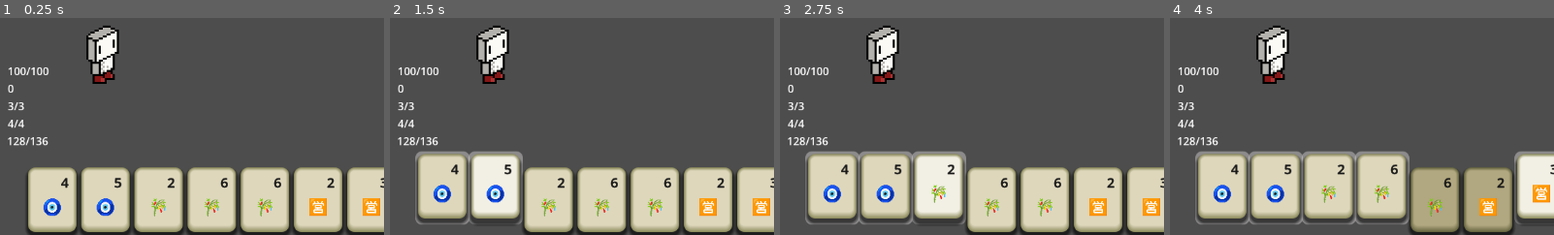
Above: before the commit, frames 1-4 (left to right).
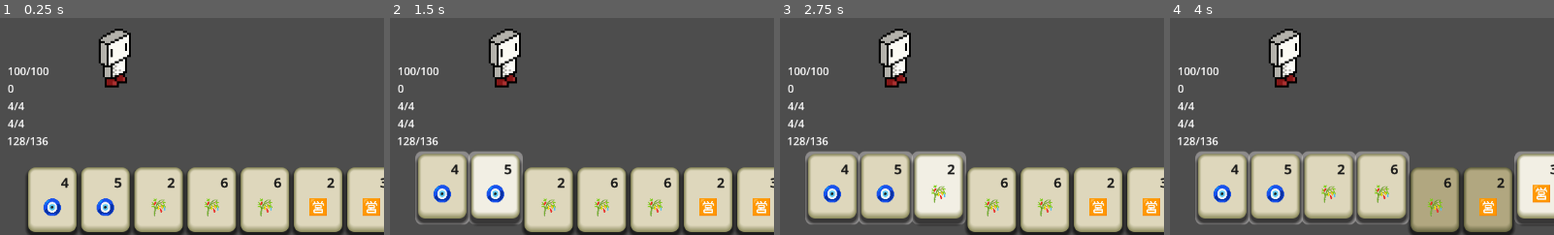
Above: after the commit, the same moments.

Repository: itsdotnickscott/wizard_card_game
Game: Godot game, scene res://scenes/map.tscn
Same seed, same stepped clock (60 frames per second), same inputs: the game is played once before the commit and once after it.
Inputs:
- Up to frame 1 (0.25 s): no input
- Up to frame 2 (1.5 s): click "4" at 0.5 s; click "5" at 1.25 s
- Up to frame 3 (2.75 s): click "2" at 2 s
- Up to frame 4 (4 s): click "6" at 2.75 s; click "3" at 3.5 s
The pictures show only the part of the screen within x 9-59%, y 41-91%; the shares and areas given below are measured in that part.

The runs differ from the first frame. In frame 1, 2.5% of the frame differs, in the area x 2-35%, y 3-43%; in frame 2, 2.5%; in frame 3, 2.5%; in frame 4, 2.5%.

Commit message:
basic Relic class
Relic class with basic functionality. Player can gain Relics as a reward. Relics provide a passive effect throughout the rest of the game.

Basic Relics add damage if a spell contains a certain meld.

Diff:
--- a/scenes/map.tscn
+++ b/scenes/map.tscn
@@ -11,7 +11,7 @@
 script = ExtResource("1_7r28i")
 
 [node name="Player" parent="." instance=ExtResource("2_h517x")]
-position = Vector2(224, 270)
+position = Vector2(242, 275)
 
 [node name="Battle" parent="." instance=ExtResource("1_vsmam")]
 
--- a/scripts/analysis.gd
+++ b/scripts/analysis.gd
@@ -68,13 +68,42 @@
 
 ## Given an [Array] of [Card] objects, calculate its damage value when cast with [param spell].
 ## This function assumes all the cards in [param hand] will be scored.
-static func calc_dmg(hand: Array, spell: Spell) -> float:
+static func calc_dmg(hand: Array, spell: Spell, effects: Array[Effect] = [], show: bool = false) -> float:
 	var base: int = spell.base
+	var multi: float = spell.multi
 
 	for card in hand:
 		base += card.rank
 
-	var dmg = base * spell.multi
+	for effect in effects:
+		if effect is Effect.AddDamage:
+			var valid := false
+
+			if effect.condition == Effect.Condition.CONTAINS_PAIR:
+				if has_pair(hand):
+					valid = true
+
+			elif (
+				effect.condition == Effect.Condition.CONTAINS_SET or
+				effect.condition == Effect.Condition.CONTAINS_RUN
+			):
+				if is_valid_spell(Spell.get_spell_from_meld(effect.condition), hand, false):
+					valid = true
+
+			elif effect.condition == Effect.Condition.NONE:
+				valid = true
+
+			if valid:
+				print(effect.name)
+				if effect.multi:
+					multi += effect.add
+				else:
+					base += effect.add
+
+	var dmg = base * multi
+
+	if show:
+		print("[ %d x %0.2f ]" % [base, multi])
 
 	return dmg
 
@@ -116,7 +145,7 @@
 			Spell.Meld.SET:
 				subtitle += "SET"
 
-		subtitle += " | "
+		subtitle += " | " if i == spell.parts() - 1 else " + "
 
 	subtitle += "%d x %0.2f" % [spell.base, spell.multi]
 
@@ -181,6 +210,31 @@
 		return false
 
 	return true
+
+
+static func has_pair(hand: Array[Card]) -> bool:
+	var matches := []
+
+	for card in hand:
+		var found := false
+
+		for m in matches:
+			if card.rank == Card.WIND_RANK and m[0].wind != card.wind:
+				continue
+
+			if m[0].rank == card.rank and m[0].affinity == card.affinity:
+				m.append(card)
+				found = true
+				continue
+
+		if not found:
+			matches.append([card])
+
+	for m in matches:
+		if m.size() == 2:
+			return true
+
+	return false
 
 
 ## =====  HELPER FUNCTIONS  ===== ##
--- a/scripts/battle.gd
+++ b/scripts/battle.gd
@@ -86,7 +86,7 @@
 	else:
 		print("Player - ", spell.name)
 
-		var dmg := Analysis.calc_dmg(selected_cards, spell)
+		var dmg := Analysis.calc_dmg(selected_cards, spell, player.dmg_effects, true)
 		enemy.take_dmg(dmg)
 		total_dmg += dmg
 
--- a/scripts/effect.gd
+++ b/scripts/effect.gd
@@ -9,7 +9,15 @@
 	INSTANT,
 	START_TURN,
 	SPELL_CHECK,
+	CALC_DMG,
 	END_TURN
+}
+
+enum Condition {
+	NONE = -1,
+	CONTAINS_PAIR = 0,
+	CONTAINS_RUN = 1,
+	CONTAINS_SET = 2,
 }
 
 
@@ -116,3 +124,17 @@
 
 		change = add
 		num_cards = count
+
+
+class AddDamage extends Effect:
+	@export var add: int
+	@export var multi: bool
+	@export var condition: Condition
+
+
+	func _init(plus: int, is_multi: bool, score_if: Condition) -> void:
+		super("Add Damage", Target.PLAYER, Proc.CALC_DMG, -1)
+
+		add = plus
+		multi = is_multi
+		condition = score_if
--- a/scripts/map.gd
+++ b/scripts/map.gd
@@ -16,7 +16,7 @@
 func create_stage() -> void:
 	var start := Location.Fight.new(
 		EnemyInfo.new("Practice Dummy", Enemy.Tier.NORMAL, 100, [Attack.new("Stay Still", 0)]),
-		[Reward.Type.TOME, Reward.Type.CARD_PACK],
+		[Reward.Type.TOME, Reward.Type.CHOOSE_RELIC],
 	)
 	var choice1 := Location.Fight.new(
 		EnemyInfo.new("Wild Deer", Enemy.Tier.NORMAL, 175, [Attack.new("Prance", 10)]),
@@ -64,6 +64,7 @@
 	Spell.init_library()
 	Idol.init_library()
 	Tarot.init_library()
+	Relic.init_library()
 
 	player.init()
 	battle.init(player)
@@ -104,6 +105,11 @@
 	elif choice is Idol:
 		player.gain_idol(choice)
 
+	elif choice is Relic:
+		player.gain_relic(choice)
+
+	print("Player gains " + choice.name)
+
 	reward_ui.next_reward()
 
 
--- a/scripts/player.gd
+++ b/scripts/player.gd
@@ -4,7 +4,7 @@
 const IDOL_LIMIT = 3
 
 
-@export var max_mana: int = 3
+@export var max_mana: int = 4
 @export var max_discards: int = 4
 @export var hand_limit: int = 8
 @export var select_limit: int = 5
@@ -13,6 +13,7 @@
 @export var spellbook: Array[Spell] = []
 @export var tarots: Array[Tarot] = []
 @export var idols: Array[Idol] = []
+@export var relics: Array[Relic] = []
 
 
 var mana: int = max_mana
@@ -23,10 +24,10 @@
 var hand: Array[Card] = []
 var discard: Array[Card] = []
 
-var spell_check_effects: Array[Effect] = []
-
 var basic_affs: Array[Card.Affinity] = []
 var basic_drags: Array[Card.Affinity] = []
+
+var dmg_effects: Array[Effect] = []
 
 
 ## Resets [member Player.mana], [member Player.discards_left], and [member Player.deck]
@@ -40,17 +41,6 @@
 	#set_up_spell_checks()
 
 	reset_deck()
-
-
-## Sets the [member Player.spell_check_effects] to all active effects from spell upgrades.
-#func set_up_spell_checks() -> void:
-	#spell_check_effects = []
-
-	#for spell in spellbook:
-		#for upgrade in spell.upgrades:
-			#for effect in upgrade.effects:
-				#if effect.proc == Effect.Proc.SPELL_CHECK:
-					#spell_check_effects.append(effect)
 
 
 ## Removes 1 [member Player.mana] and discards given [Card] objects from the [member Player.hand].
@@ -137,6 +127,17 @@
 
 		basic_affs.erase(aff)
 		basic_drags.erase(drag)
+
+
+func gain_relic(relic: Relic) -> void:
+	if relic in relics:
+		print("duplicate relics not implemented")
+
+	else:
+		relics.append(relic)
+
+		if relic.effect.proc == Effect.Proc.CALC_DMG:
+			dmg_effects.append(relic.effect)
 
 
 func get_curr_affs() -> Array[Card.Affinity]:
--- /dev/null
+++ b/scripts/relic.gd
@@ -0,0 +1,49 @@
+class_name Relic extends Resource
+
+
+static var _library = {}
+
+
+@export var name: String = ""
+@export var effect: Effect = null
+
+
+func _init(new_name: String, eff: Effect) -> void:
+	name = new_name
+	effect = eff
+
+
+static func init_library() -> void:
+	_library = {
+		"basepair": Relic.new(
+			"Pair +20 Base", Effect.AddDamage.new(20, false, Effect.Condition.CONTAINS_PAIR)
+		),
+
+		"baserun": Relic.new(
+			"Run +30 Base", Effect.AddDamage.new(30, false, Effect.Condition.CONTAINS_RUN)
+		),
+
+		"baseset": Relic.new(
+			"Set +40 Base", Effect.AddDamage.new(40, false, Effect.Condition.CONTAINS_SET)
+		),
+
+		"multipair": Relic.new(
+			"Pair +2 Multi", Effect.AddDamage.new(2, true, Effect.Condition.CONTAINS_PAIR)
+		),
+
+		"multirun": Relic.new(
+			"Run +3 Multi", Effect.AddDamage.new(3, true, Effect.Condition.CONTAINS_RUN)
+		),
+
+		"multiset": Relic.new(
+			"Set +4 Multi", Effect.AddDamage.new(4, true, Effect.Condition.CONTAINS_SET)
+		),
+
+		"basic": Relic.new(
+			"All +1 Multi", Effect.AddDamage.new(1, true, Effect.Condition.NONE)
+		)
+	}
+
+
+static func get_all_relics() -> Array:
+	return _library.values()
--- a/scripts/reward.gd
+++ b/scripts/reward.gd
@@ -60,7 +60,7 @@
 
 
 enum Type {
-	TOME, CHOOSE_IDOL, CARD_PACK, TAROT_PACK
+	TOME, CHOOSE_IDOL, CARD_PACK, TAROT_PACK, CHOOSE_RELIC
 }
 
 
@@ -71,6 +71,7 @@
 
 @export var choices: Array
 @export var choice_amt: int
+static var rng := RandomNumberGenerator.new()
 
 
 static func get_random(type: Type, player: Player) -> Reward:
@@ -83,8 +84,21 @@
 			return CardPack.random(player)
 		Type.TAROT_PACK:
 			return TarotPack.random()
+		Type.CHOOSE_RELIC:
+			return ChooseRelic.random()
 		_:
 			return null
+
+
+static func get_random_pack(library: Array[Variant], size: int) -> Array[Variant]:
+	var pack := []
+
+	while pack.size() < size:
+		var choice = rng.randi_range(0, library.size() - 1)
+		if not library[choice] in pack:
+			pack.append(library[choice])
+
+	return pack
 
 
 static func to_str(type: Type) -> String:
@@ -97,6 +111,8 @@
 			return "Card Pack"
 		Type.TAROT_PACK:
 			return "Tarot Pack"
+		Type.CHOOSE_RELIC:
+			return "Choose Relic"
 		_:
 			return "_"
 
@@ -108,57 +124,16 @@
 
 class Tome extends Reward:
 	static func random() -> Tome:
-		var rng := RandomNumberGenerator.new()
-		var tome := []
-		var size := 3
-
-		while tome.size() < size:
-			var spell = get_random_spell(rng)
-			if not (spell in tome):
-				tome.append(spell)
-
-		return Tome.new(tome, 1)
-
-
-	static func get_random_spell(rng: RandomNumberGenerator) -> Spell:
-		var rand := rng.randf_range(0.0, 100.0)
-		var all_spells := Spell.get_all_spells()
-		var spells := []
-		var rarity: Rarity
-
-		if rand < 1000.0:
-			rarity = Rarity.COMMON
-		elif rand < 90.0:
-			rarity = Rarity.UNCOMMON
-		elif rand <= 99.0:
-			rarity = Rarity.RARE
-
-		for spell in all_spells:
-			if spell.tome_rarity == rarity:
-				spells.append(spell)
-
-		var choice := rng.randi_range(0, spells.size() - 1)
-		return spells[choice]
+		return Tome.new(get_random_pack(Spell.get_all_spells(), 3), 1)
 
 
 class ChooseIdol extends Reward:
 	static func random() -> ChooseIdol:
-		var rng := RandomNumberGenerator.new()
-		var all_idols := Idol.get_all_idols()
-		var pack := []
-		var size := 2
-
-		while pack.size() < size:
-			var choice = rng.randi_range(0, all_idols.size() - 1)
-			if not all_idols[choice] in pack:
-				pack.append(all_idols[choice])
-
-		return ChooseIdol.new(pack, 1)
+		return ChooseIdol.new(get_random_pack(Idol.get_all_idols(), 3), 1)
 
 
 class CardPack extends Reward:
 	static func random(player: Player) -> CardPack:
-		var rng := RandomNumberGenerator.new()
 		var pack := []
 		var size := rng.randi_range(3, 5)
 
@@ -185,14 +160,9 @@
 
 class TarotPack extends Reward:
 	static func random() -> TarotPack:
-		var rng := RandomNumberGenerator.new()
-		var all_tarots := Tarot.get_all_tarots()
-		var pack := []
-		var size := 3
+		return TarotPack.new(get_random_pack(Tarot.get_all_tarots(), 3), 1)
 
-		while pack.size() < size:
-			var choice = rng.randi_range(0, all_tarots.size() - 1)
-			if not all_tarots[choice] in pack:
-				pack.append(all_tarots[choice])
 
-		return TarotPack.new(pack, 1)
+class ChooseRelic extends Reward:
+	static func random() -> ChooseRelic:
+		return ChooseRelic.new(get_random_pack(Relic.get_all_relics(), 3), 1)
--- a/scripts/reward_ui.gd
+++ b/scripts/reward_ui.gd
@@ -72,7 +72,7 @@
 
 	# Create new labels for each choice
 	for choice in reward.choices:
-		if choice is Spell or choice is Tarot or choice is Idol:
+		if choice is Spell or choice is Tarot or choice is Idol or choice is Relic:
 			var button := Button.new()
 			if choice is Spell:
 				button.text = Analysis.get_spell_info(choice)
--- a/scripts/spell.gd
+++ b/scripts/spell.gd
@@ -108,3 +108,14 @@
 		return _library[id]
 	else:
 		return null
+
+
+static func get_spell_from_meld(meld: Meld) -> Spell:
+	if meld == Meld.PAIR:
+		return get_from_id("spark")
+	elif meld == Meld.RUN:
+		return get_from_id("weave")
+	elif meld == Meld.SET:
+		return get_from_id("blast")
+	else:
+		return null
